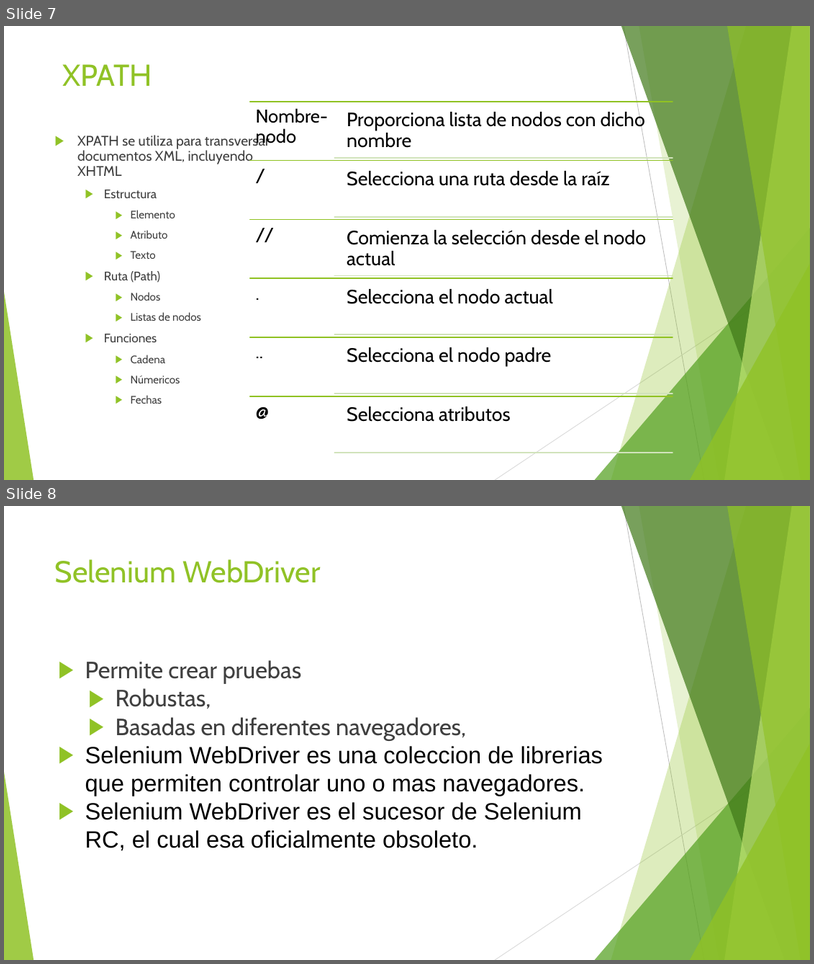
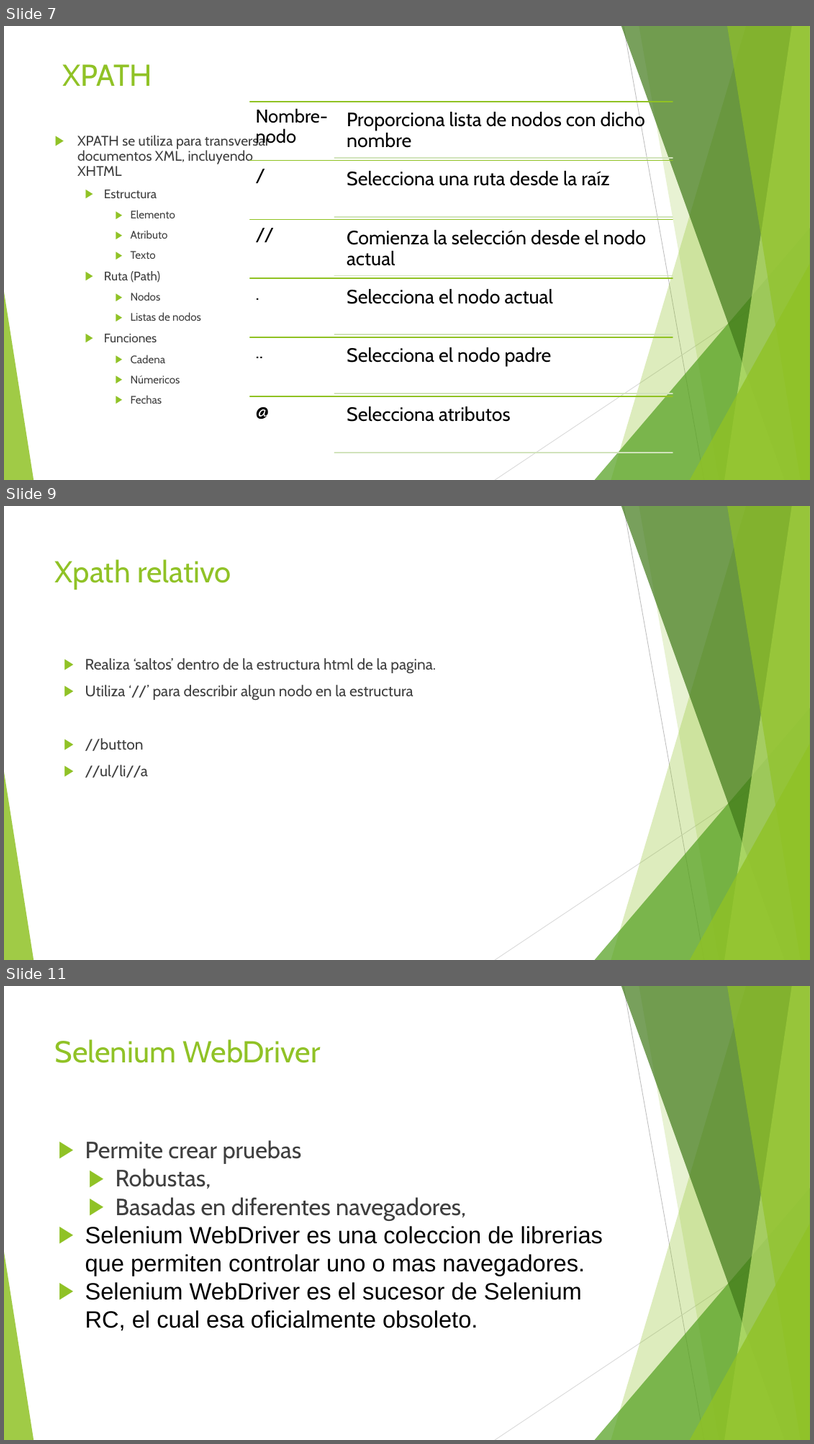
Before and after one commit to jomarnavarro/introWebDriver, a slide deck: presentations/Selenium, session 3.pptx. Shown one above the other, each under a label of ours: slides 7 and 8 before the commit, slides 7, 9 and 11 after it; the slides between them are not shown. The pictures are 814x964 and 814x1444 pixels, drawn with LibreOffice and Linux fonts; fonts in the diff are those of the drawing. Boxes give left, top, right and bottom in pixels: in the first picture for what was removed or moved away, otherwise in the second. Text is boxed around its words. In the diff, an @@ line names an element or a change of style, - is before the commit and + after.

Commit message:
Modifies Session 3 presentation to include xpath examples.

```diff
--- a/presentations/Selenium, session 3.pptx
+++ b/presentations/Selenium, session 3.pptx
@@ slide 9 added at (4, 506, 810, 960), background #FFFFFF; not listed: 10 template elements that a slide beside it also shows @@
@@ title added at (55, 559, 232, 590), 36 pt, text #90C226 @@
+Xpath relativo
@@ text added at (85, 658, 436, 777), 18 pt, text #3F3F3F @@
+▶ Realiza ‘saltos’ dentro de la estructura html de la pagina.
+▶ Utiliza ‘//’ para describir algun nodo en la estructura
+▶ //button
+▶ //ul/li//a
@@ what was slide 8 is now slide 11 @@
```
Also in this commit, not shown: 2 other slides added.
